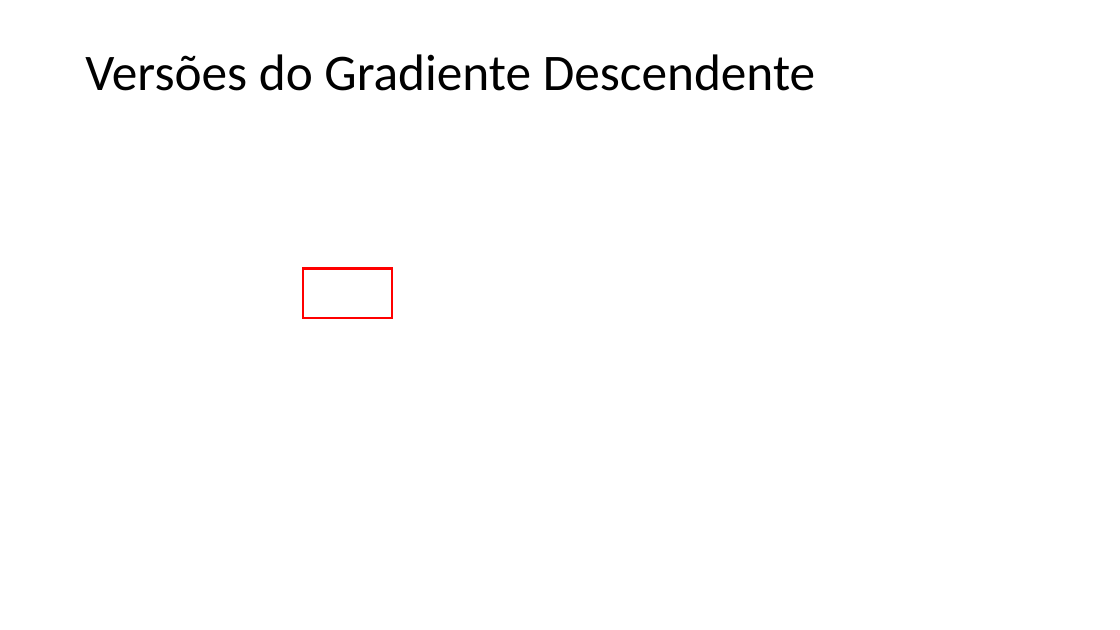
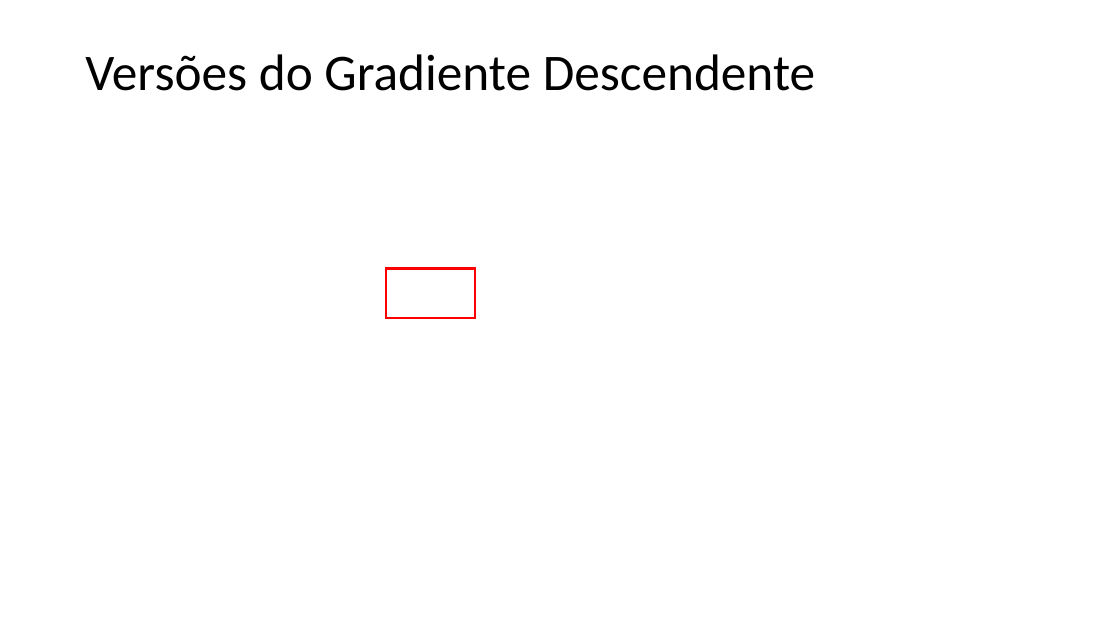
Before and after one commit to zz4fap/t319_aprendizado_de_maquina, a slide deck: slide 14 of slides/T319_Regressão_Linear (Parte II).pptx (slide 13 before the commit). Drawn at 1120x630 pixels with LibreOffice and Linux fonts; fonts in the diff are those of the drawing; grey boxes stand for pictures. Boxes give left, top, right and bottom in pixels: in the first picture for what was removed or moved away, otherwise in the second. Text is boxed around its words. In the diff, an @@ line names an element or a change of style, - is before the commit and + after.

```diff
--- a/slides/T319_Regressão_Linear (Parte II).pptx
+++ b/slides/T319_Regressão_Linear (Parte II).pptx
@@ rectangle "//": place and size @@
-rectangle "//" at box(303, 269, 392, 318)
+rectangle "//" at box(386, 269, 475, 318)
```
Also in this commit, not shown: 1 other slide changed, 1 slide added, 1 other file.
